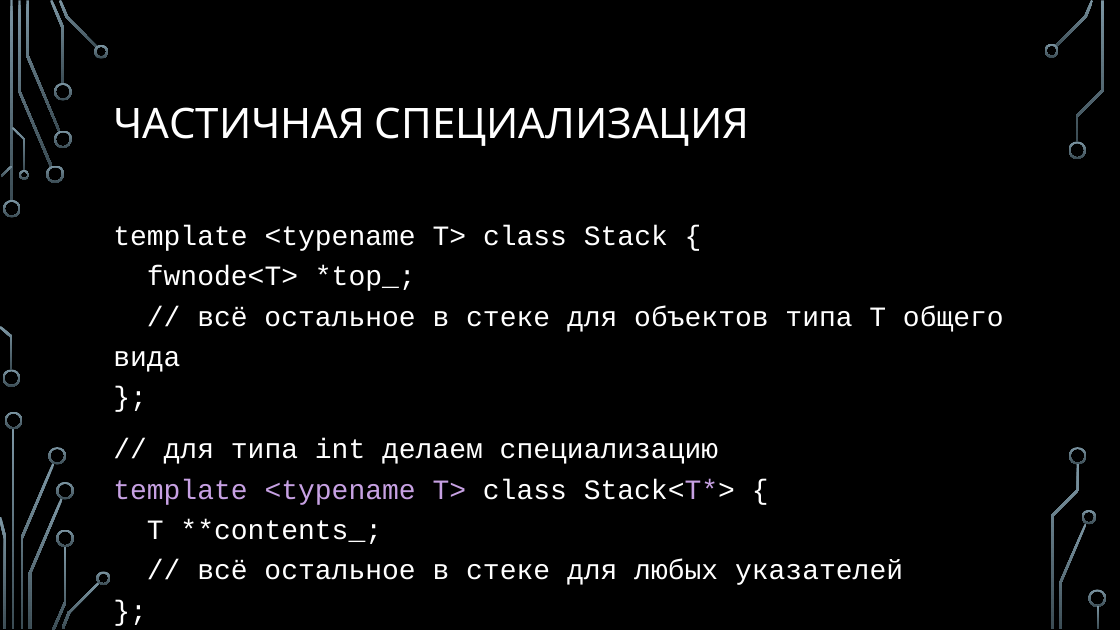
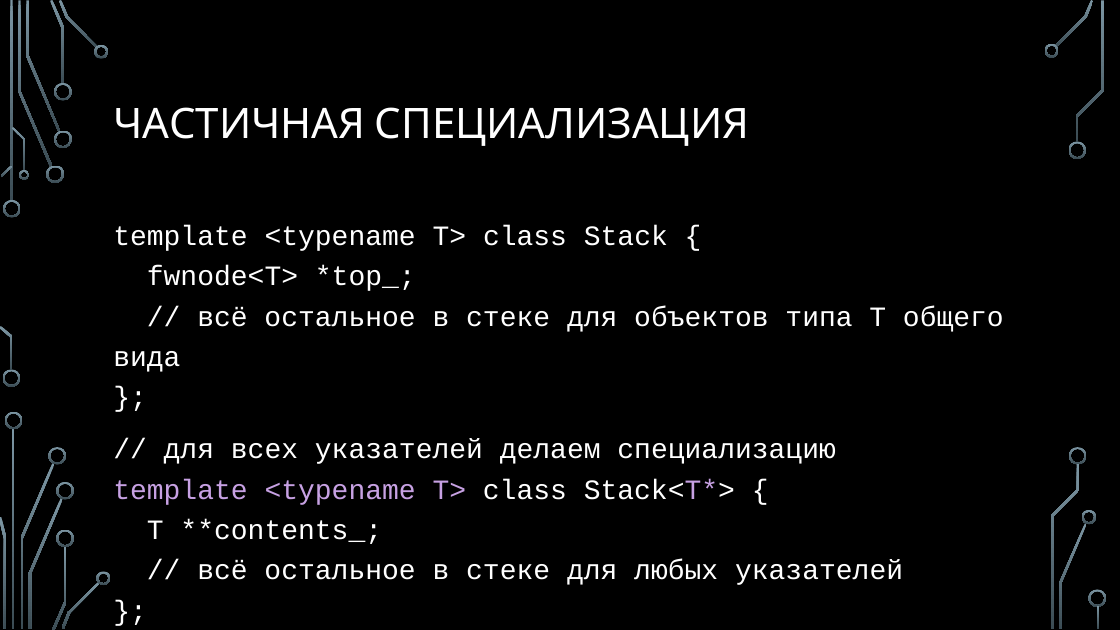
Before and after one commit to MIPT-ILab/cpp-lects-rus, a slide deck: slide 10 of slides/lec2-2-class-templates.pptx (slide 8 before the commit). Drawn at 1120x630 pixels with LibreOffice and Linux fonts; fonts in the diff are those of the drawing; background and template pictures are left out. Boxes give left, top, right and bottom in pixels: in the first picture for what was removed or moved away, otherwise in the second. Text is boxed around its words. In the diff, an @@ line names an element or a change of style, - is before the commit and + after.

```diff
--- a/slides/lec2-2-class-templates.pptx
+++ b/slides/lec2-2-class-templates.pptx
@@ text at box(113, 439, 903, 585): text changed @@
-// для типа int делаем специализацию
-template <typename T> class Stack<T*> {
-T **contents_;
-// всё остальное в стеке для любых указателей
-};
+// для всех указателей делаем специализацию
+template <typename T> class Stack<T*> {
+T **contents_;
+// всё остальное в стеке для любых указателей
+};
```
Also in this commit, not shown: 15 other slides changed, 2 slides added, 23 slides removed, 9 other files.
